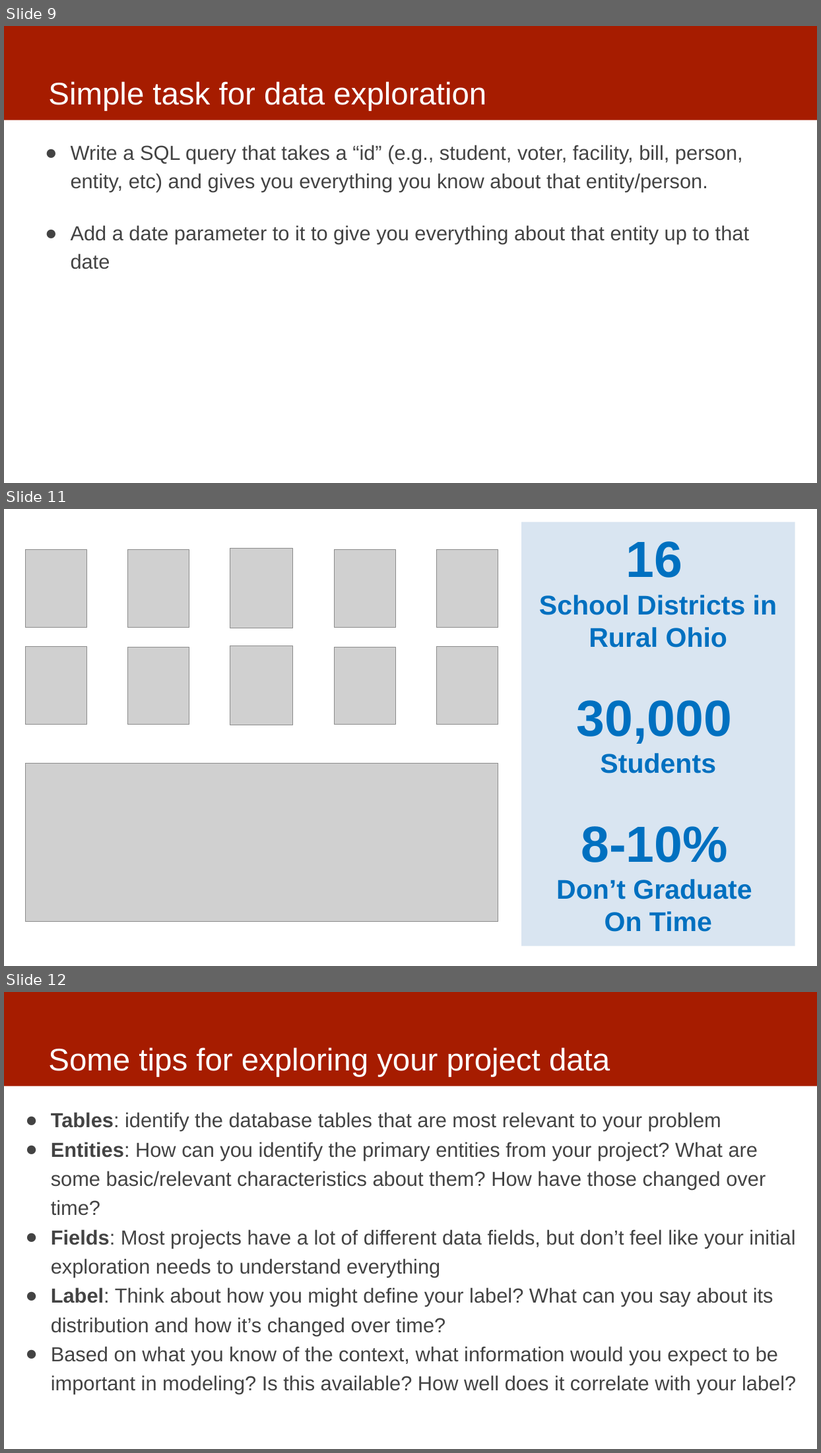
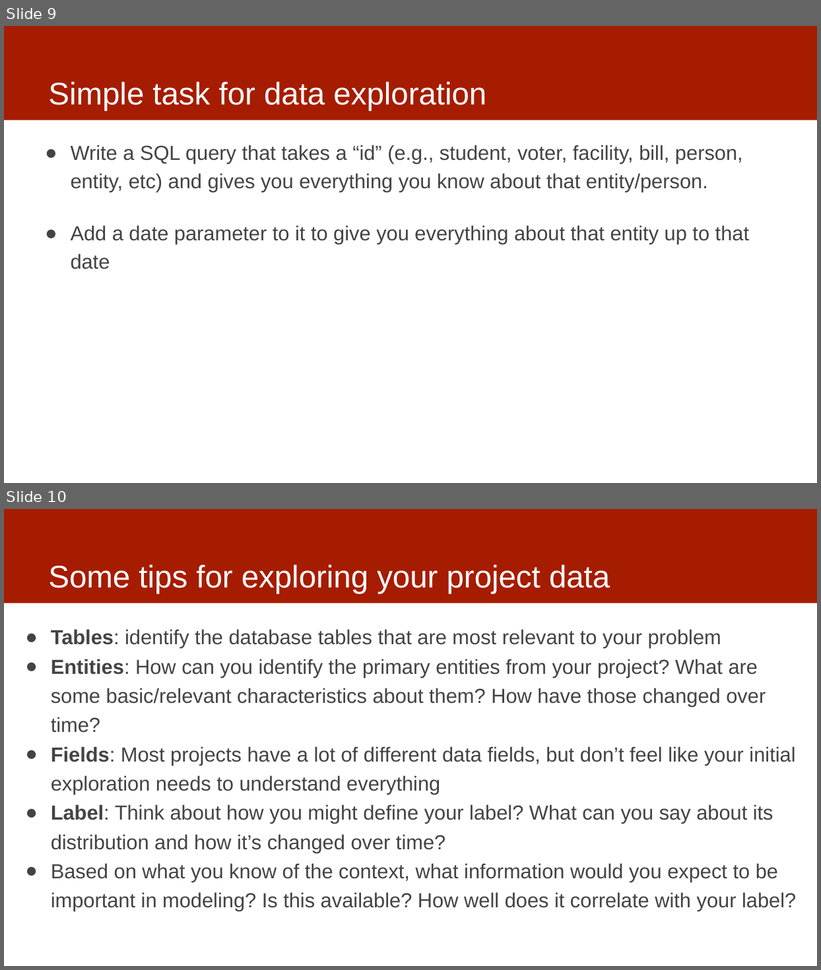
Before and after one commit to dssg/mlforpublicpolicylab, a slide deck: Lectures/06-data-exploration.pptx. Shown one above the other, each under a label of ours: slides 9, 11 and 12 before the commit, slides 9 and 10 after it; the slides between them are not shown. The pictures are 821x1453 and 821x970 pixels, drawn with LibreOffice and Linux fonts; fonts in the diff are those of the drawing; grey boxes stand for pictures. Boxes give left, top, right and bottom in pixels: in the first picture for what was removed or moved away, otherwise in the second. Text is boxed around its words. In the diff, an @@ line names an element or a change of style, - is before the commit and + after.

```diff
--- a/Lectures/06-data-exploration.pptx
+++ b/Lectures/06-data-exploration.pptx
@@ slide 11 removed at box(4, 509, 817, 966), background #FFFFFF @@
@@ rectangle removed at box(522, 522, 796, 947) @@
-16
-School Districts in Rural Ohio
-30,000
-Students
-8-10%
-Don’t Graduate
-On Time
@@ picture removed at box(25, 550, 87, 628) @@
@@ picture removed at box(128, 550, 189, 628) @@
@@ picture removed at box(230, 549, 293, 628) @@
@@ picture removed at box(335, 550, 396, 628) @@
@@ picture removed at box(437, 550, 499, 628) @@
@@ picture removed at box(25, 647, 87, 725) @@
@@ picture removed at box(230, 646, 293, 725) @@
@@ picture removed at box(437, 647, 499, 725) @@
@@ picture removed at box(128, 648, 189, 725) @@
@@ picture removed at box(335, 648, 396, 725) @@
@@ picture removed at box(25, 763, 498, 922) @@
@@ what was slide 12 is now slide 10 @@
```
Also in this commit, not shown: 2 slides changed, 1 other slide removed.
